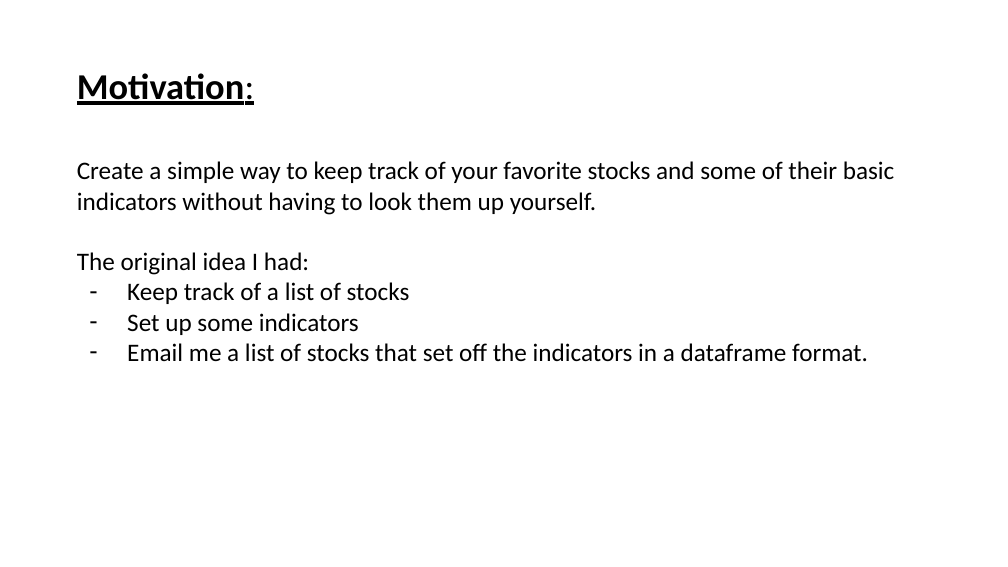
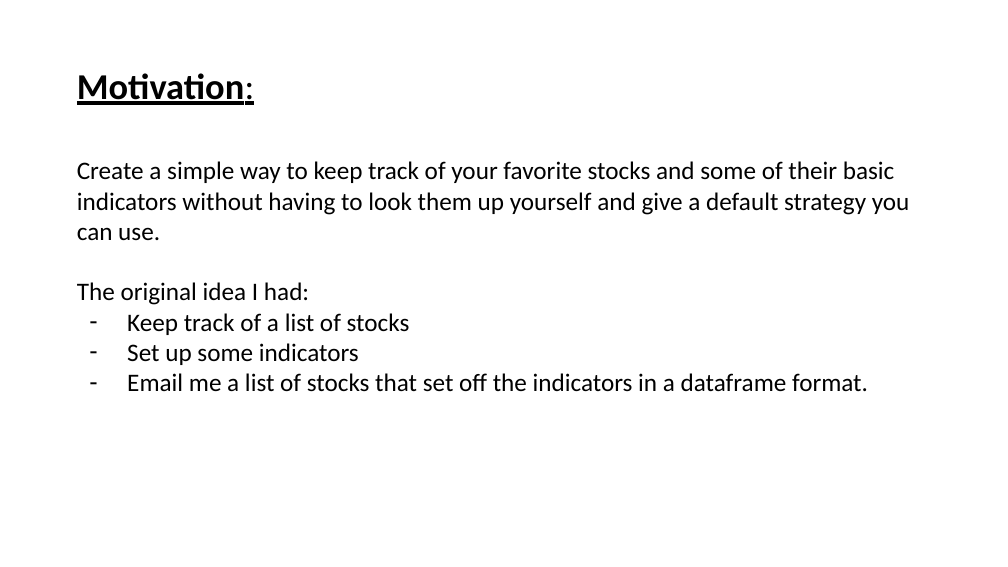
Before and after one commit to Tylryan/Stock-Report, a slide deck: slide 2 of Presentation/Project_3_presentation_RQ.pptx (slide 3 before the commit). Drawn at 1008x567 pixels with LibreOffice and Linux fonts; fonts in the diff are those of the drawing. Boxes give left, top, right and bottom in pixels: in the first picture for what was removed or moved away, otherwise in the second. Text is boxed around its words. In the diff, an @@ line names an element or a change of style, - is before the commit and + after.

Commit message:
update presentation

```diff
--- a/Presentation/Project_3_presentation_RQ.pptx
+++ b/Presentation/Project_3_presentation_RQ.pptx
@@ text at (77, 161, 910, 241): text changed @@
-Create a simple way to keep track of your favorite stocks and some of their basic indicators without having to look them up yourself.
+Create a simple way to keep track of your favorite stocks and some of their basic indicators without having to look them up yourself and give a default strategy you can use.
```
Also in this commit, not shown: 3 other slides changed, 7 slides added, 3 slides removed.
